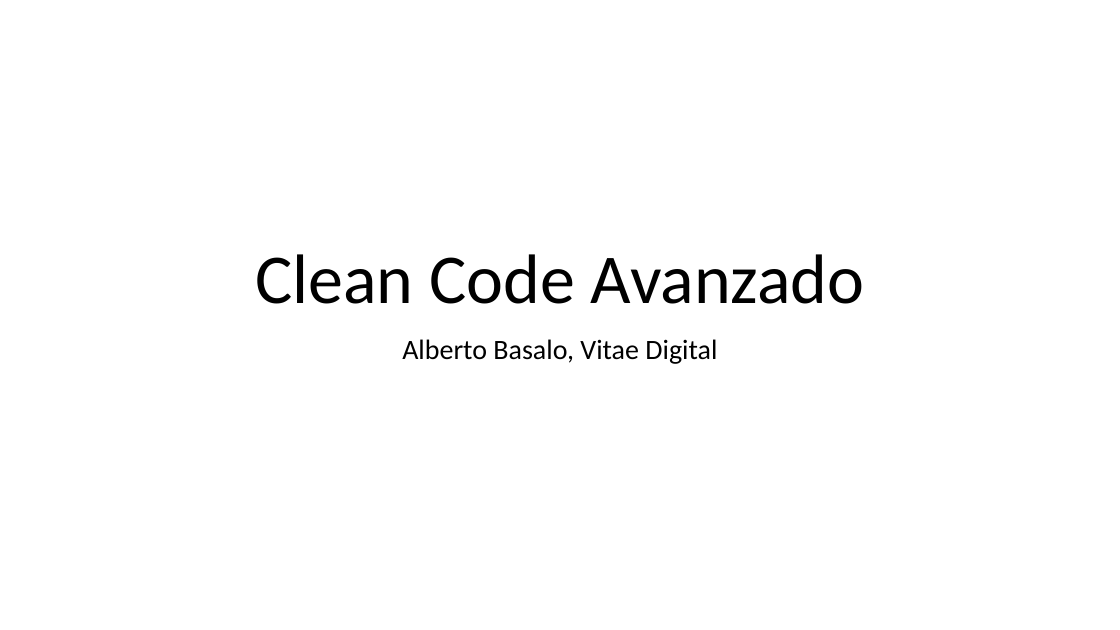
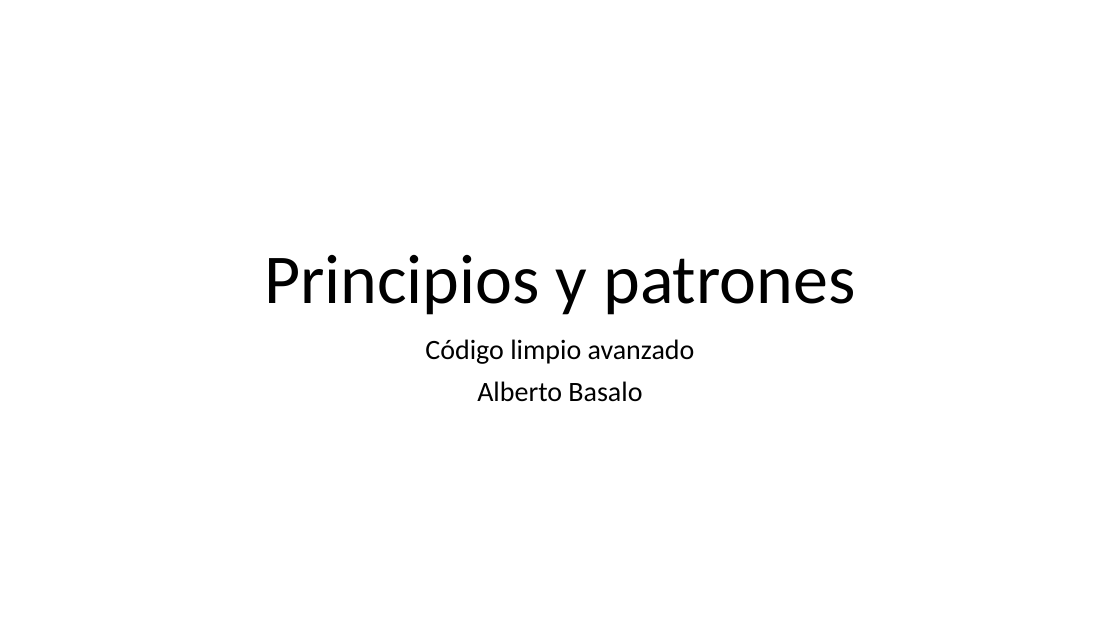
Before and after one commit to AlbertoBasalo/principles-and-patterns, a slide deck: slide 1 of docs/principles-and-practices.pptx. Drawn at 1120x630 pixels with LibreOffice and Linux fonts; fonts in the diff are those of the drawing. Boxes give left, top, right and bottom in pixels: in the first picture for what was removed or moved away, otherwise in the second. Text is boxed around its words. In the diff, an @@ line names an element or a change of style, - is before the commit and + after.

```diff
--- a/docs/principles-and-practices.pptx
+++ b/docs/principles-and-practices.pptx
@@ title at bbox=[264, 255, 855, 315]: text changed @@
-Clean Code Avanzado
+Principios y patrones
@@ subtitle at bbox=[425, 339, 695, 402]: text changed @@
-Alberto Basalo, Vitae Digital
+Código limpio avanzado
+Alberto Basalo
```
Also in this commit, not shown: 3 other slides changed, 5 slides removed, 12 other files.
